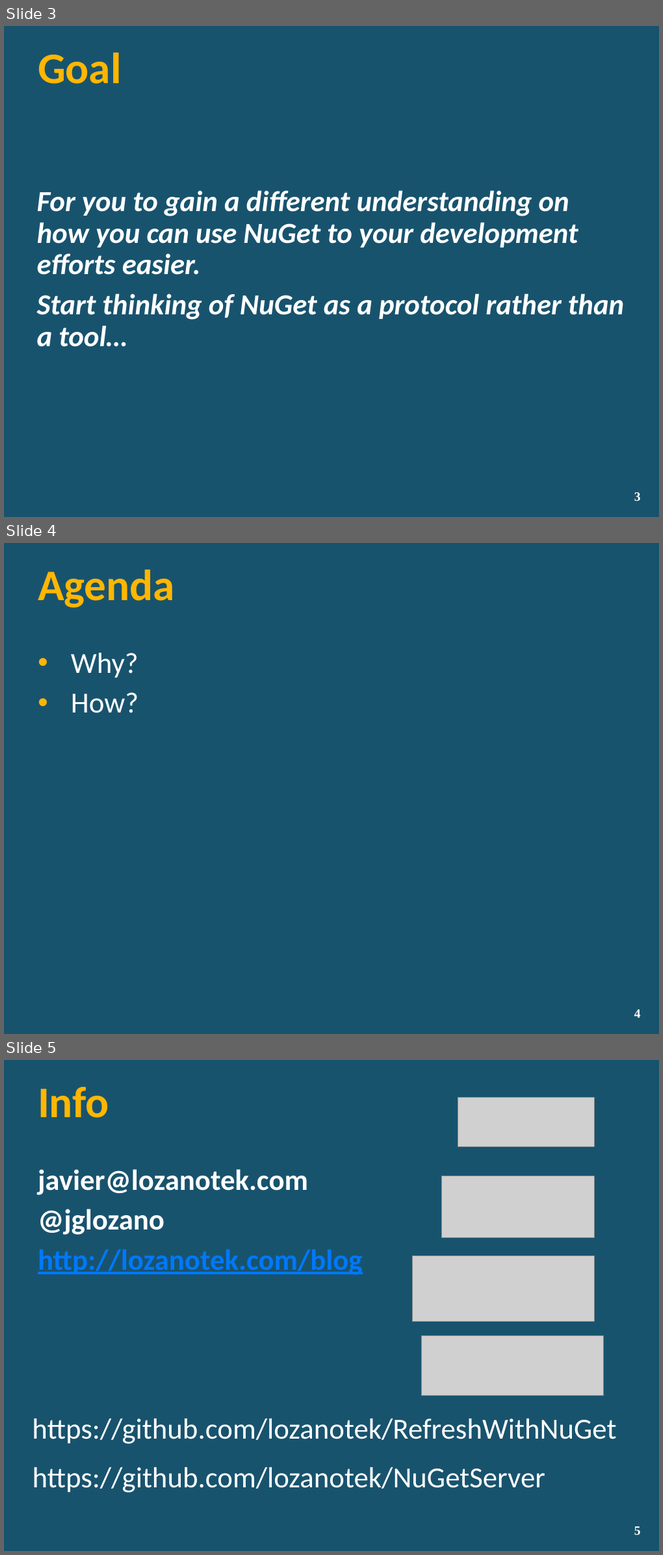
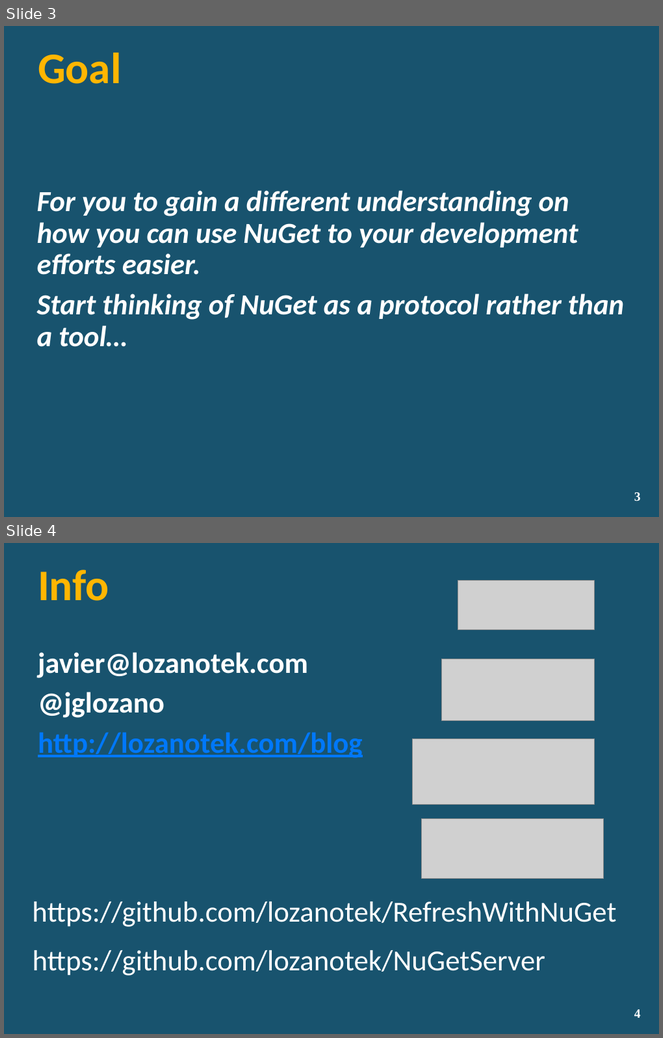
Before and after one commit to lozanotek/RefreshWithNuGet, a slide deck: slides/RefreshWithNuGet.pptx. Shown one above the other, each under a label of ours: slides 3, 4 and 5 before the commit, slides 3 and 4 after it. The pictures are 663x1555 and 663x1038 pixels, drawn with LibreOffice and Linux fonts; fonts in the diff are those of the drawing; grey boxes stand for pictures; background and template pictures are left out. Boxes give left, top, right and bottom in pixels: in the first picture for what was removed or moved away, otherwise in the second. Text is boxed around its words. In the diff, an @@ line names an element or a change of style, - is before the commit and + after.

Commit message:
Removed the Agenda slide.

```diff
--- a/slides/RefreshWithNuGet.pptx
+++ b/slides/RefreshWithNuGet.pptx
@@ slide 4 removed at (4, 543, 659, 1034), background picture (left out) @@
@@ title removed at (38, 570, 175, 608) @@
-Agenda
@@ text removed at (71, 653, 139, 713) @@
-• Why?
-• How?
@@ page number removed at (634, 1010, 641, 1018) @@
-4
@@ what was slide 5 is now slide 4 @@
@@ page number at (634, 1010, 641, 1018): text changed @@
-5
+4
```
Also in this commit, not shown: 1 slide changed.
